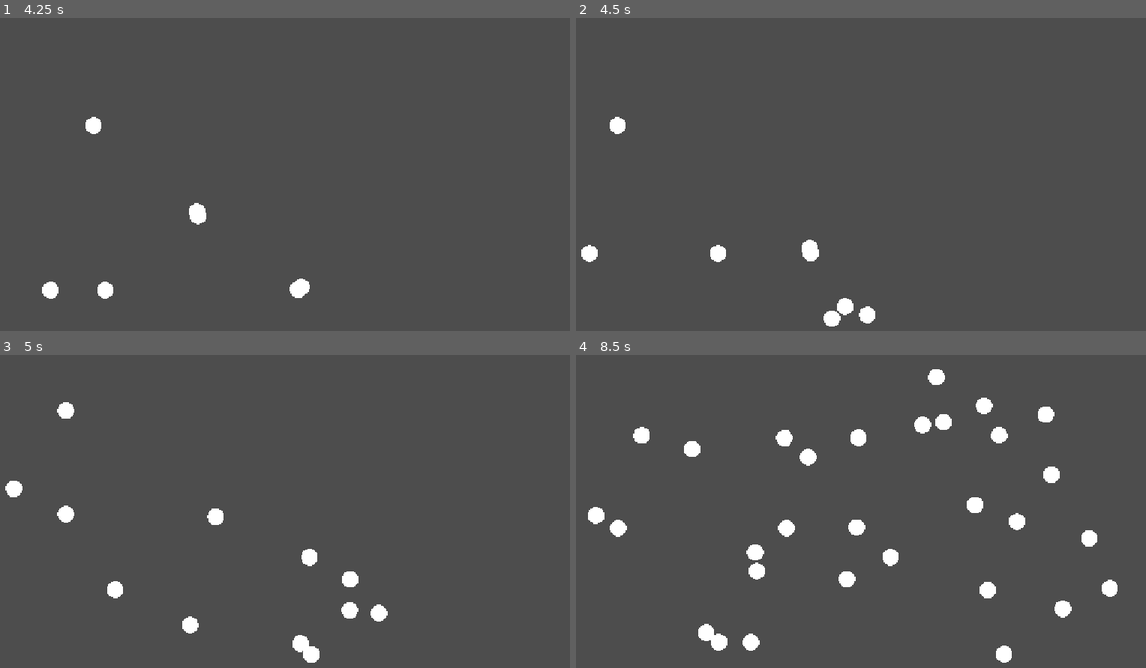
Above: before the commit, frames 1-4 (two rows, left to right).
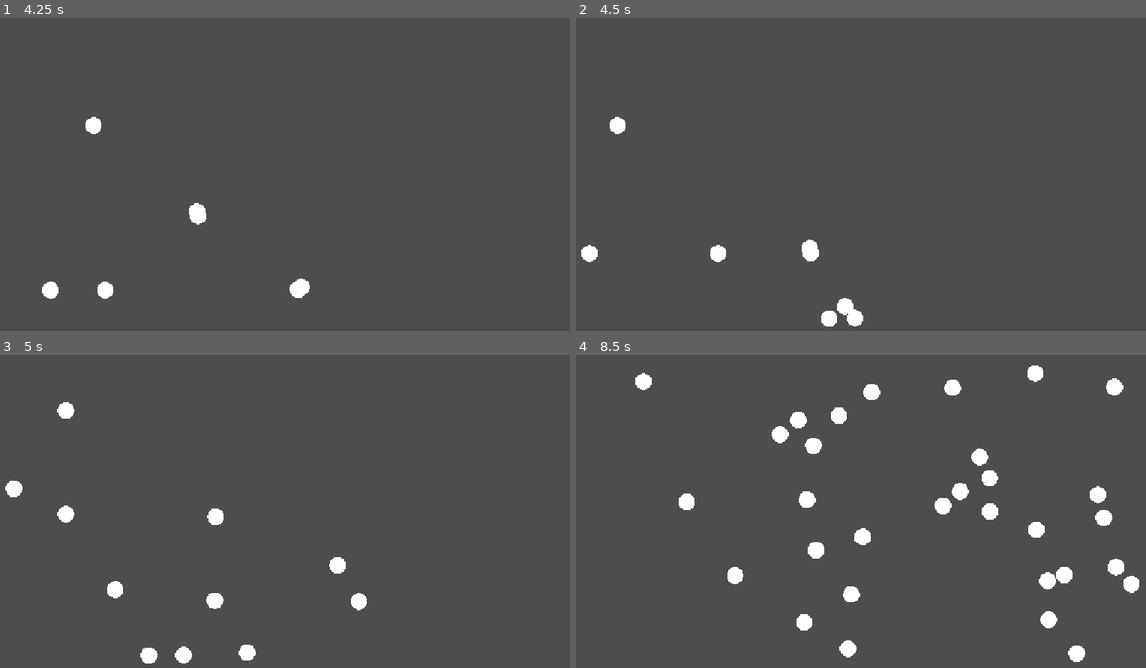
Above: after the commit, the same moments.

Repository: ThisIsSomeone/MusicBox
Game: Godot game, scene res://Scenes/TestZone.tscn
Same seed, same stepped clock (60 frames per second), same inputs: the game is played once before the commit and once after it.
Inputs:
- Up to frame 1 (4.25 s): no input
- Up to frame 2 (4.5 s): no input
- Up to frame 3 (5 s): no input
- Up to frame 4 (8.5 s): no input

Frame 1 is identical in both runs. In frame 2, 0.3% of the frame differs, in the area x 43-53%, y 92-99%; in frame 3, 1.6%; in frame 4, 7.2%, in the area x 2-99%, y 3-99%.

Commit message:
MOre difficult but better simulation

Diff:
--- a/Objects/BallBouncesSplitsBetter/better_bouncing.gd
+++ b/Objects/BallBouncesSplitsBetter/better_bouncing.gd
@@ -1,5 +1,8 @@
 @tool
 extends CharacterBody2D
+
+@export_category("Ball")
+@export var ball_diameter: float = 20.0
 
 @export_category("Movement")
 @export var speed: float = 400.0
@@ -86,21 +89,53 @@
 		_bounce_off_wall(collision)
 		return
 
-	# Calculate the collision axis from the two ball centers.
-	var center_normal := (
+	# Normal points from the other ball toward this ball.
+	var collision_normal := (
 		global_position - other_ball.global_position
 	).normalized()
 
-	if center_normal == Vector2.ZERO:
-		center_normal = collision.get_normal()
-
-	# Reflect along the center-to-center axis.
-	velocity = velocity.bounce(center_normal).normalized() * speed
-
-	# Separate the balls slightly so they don't remain
-	# embedded in one another.
-	global_position += center_normal * child_separation
-
+	if collision_normal == Vector2.ZERO:
+		collision_normal = collision.get_normal()
+
+	# Relative velocity along the collision axis.
+	var relative_velocity := velocity - other_ball.velocity
+	var velocity_along_normal := relative_velocity.dot(collision_normal)
+
+	# If the balls are already moving apart, don't process
+	# another collision.
+	if velocity_along_normal >= 0.0:
+		return
+
+	# Equal-mass, perfectly elastic collision.
+	#
+	# Only exchange the velocity component along the
+	# collision axis. Tangential velocity remains unchanged.
+	velocity -= velocity_along_normal * collision_normal
+	other_ball.velocity += velocity_along_normal * collision_normal
+
+	# Make sure they are no longer overlapping.
+	_separate_from_ball(other_ball, collision_normal)
+
+func _separate_from_ball(
+	other_ball: CharacterBody2D,
+	normal: Vector2
+) -> void:
+	var distance := global_position.distance_to(
+		other_ball.global_position
+	)
+
+	var minimum_distance := ball_diameter
+
+	if distance >= minimum_distance:
+		return
+
+	var overlap := minimum_distance - distance
+
+	# Split the correction equally between both balls.
+	var correction := normal * (overlap * 0.5)
+
+	global_position += correction
+	other_ball.global_position -= correction
 
 func _split_ball(collision: KinematicCollision2D) -> void:
 	var normal := collision.get_normal()
--- a/Scenes/TestZone.tscn
+++ b/Scenes/TestZone.tscn
@@ -30,5 +30,6 @@
 
 [node name="BetterBouncing" parent="." unique_id=1480765369 instance=ExtResource("1_wgfkm")]
 position = Vector2(730, 313)
+ball_diameter = null
 max_balls = 32
 launch_target = Vector2(0, 100)
